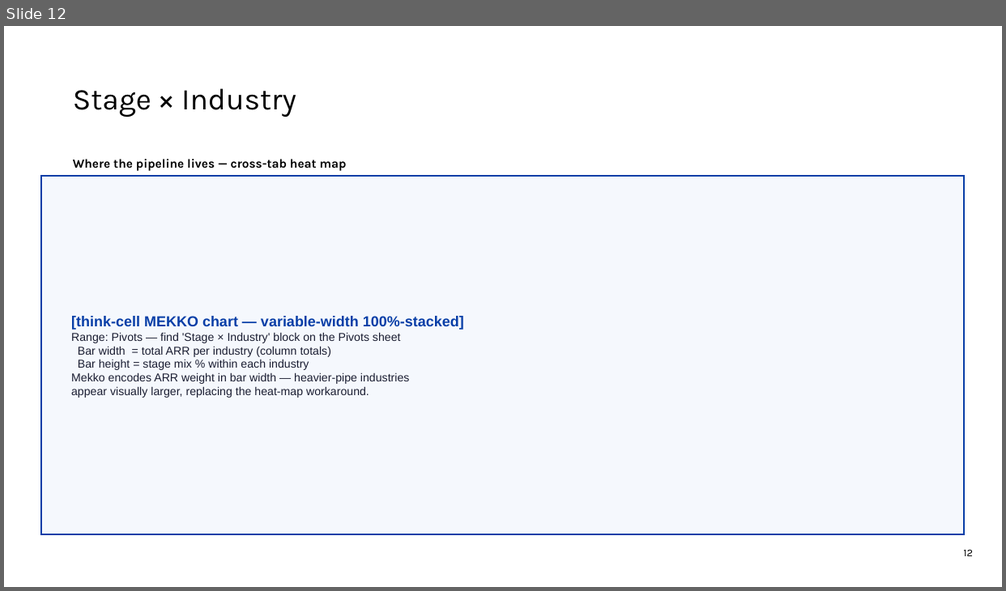
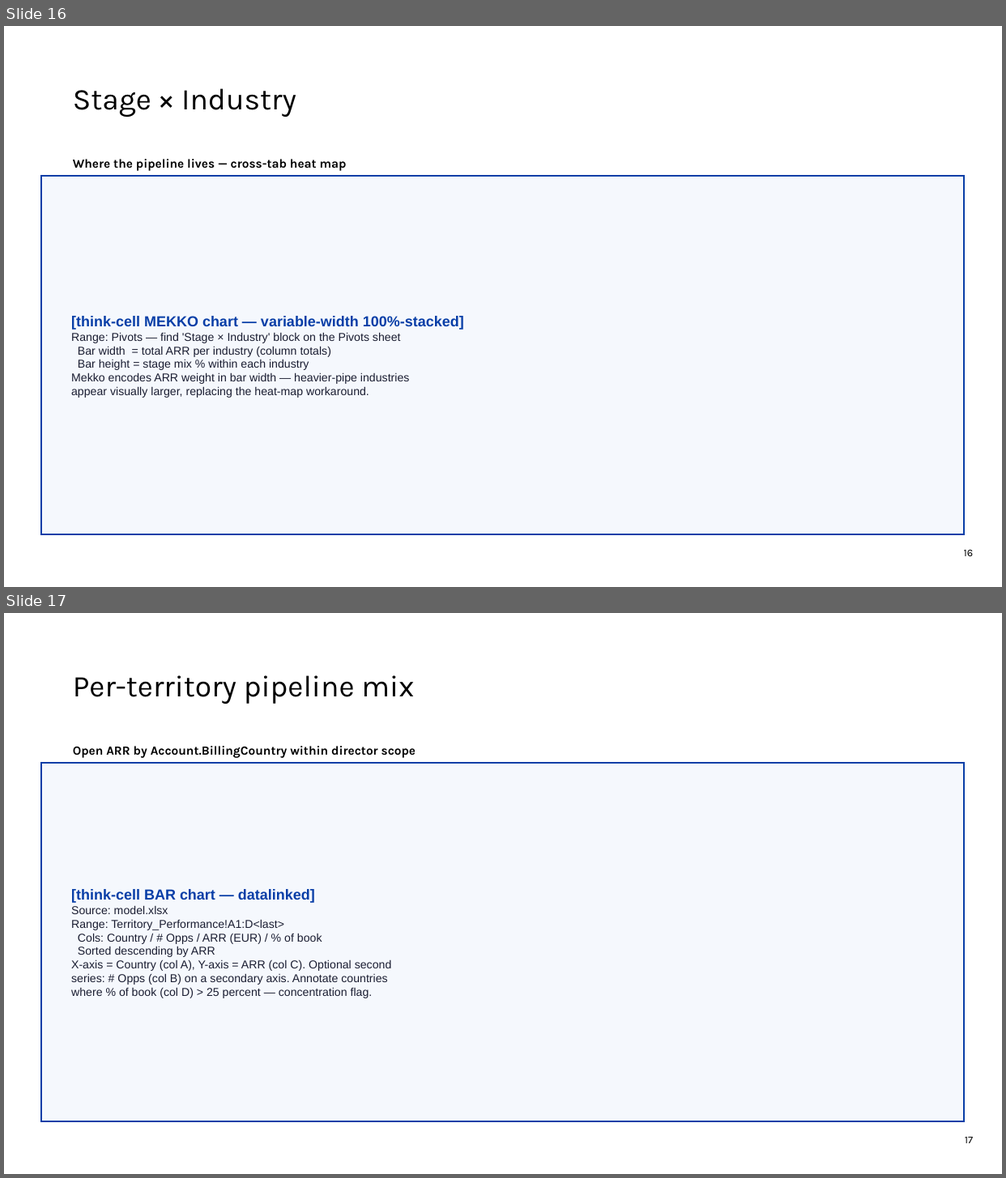
Before and after one commit to Andre-Profitt/sales-ops-copilot, a slide deck: assets/LAND_template.pptx. Shown one above the other, each under a label of ours: slide 12 before the commit, slides 16 and 17 after it. The pictures are 1006x591 and 1006x1178 pixels, drawn with LibreOffice and Linux fonts; fonts in the diff are those of the drawing; background and template pictures are left out. Boxes give left, top, right and bottom in pixels: in the first picture for what was removed or moved away, otherwise in the second. Text is boxed around its words. In the diff, an @@ line names an element or a change of style, - is before the commit and + after.

```diff
--- a/assets/LAND_template.pptx
+++ b/assets/LAND_template.pptx
@@ slide 17 added at [4, 613, 1002, 1174], background #FFFFFF; not listed: 1 template element that a slide beside it also shows @@
@@ text added at [73, 675, 414, 704], 29 pt, text #000000 @@
+Per-territory pipeline mix
@@ text added at [73, 746, 415, 758], 12 pt, text #000000, bold @@
+Open ARR by Account.BillingCountry within director scope
@@ rectangle added at [41, 763, 965, 1122], fill #F5F8FD, outline #083EA7 1.5 pt, 11 pt, text #1A1D31 @@
+[think-cell BAR chart — datalinked]
+Source: model.xlsx
+Range: Territory_Performance!A1:D<last>
+Cols: Country / # Opps / ARR (EUR) / % of book
+Sorted descending by ARR
+X-axis = Country (col A), Y-axis = ARR (col C). Optional second
+series: # Opps (col B) on a secondary axis. Annotate countries
+where % of book (col D) > 25 percent — concentration flag.
@@ what was slide 12 is now slide 16 @@
@@ page number at [964, 550, 974, 557]: text changed @@
-12
+16
```
Also in this commit, not shown: 11 other slides added, 1 slide removed, 2 other files.
